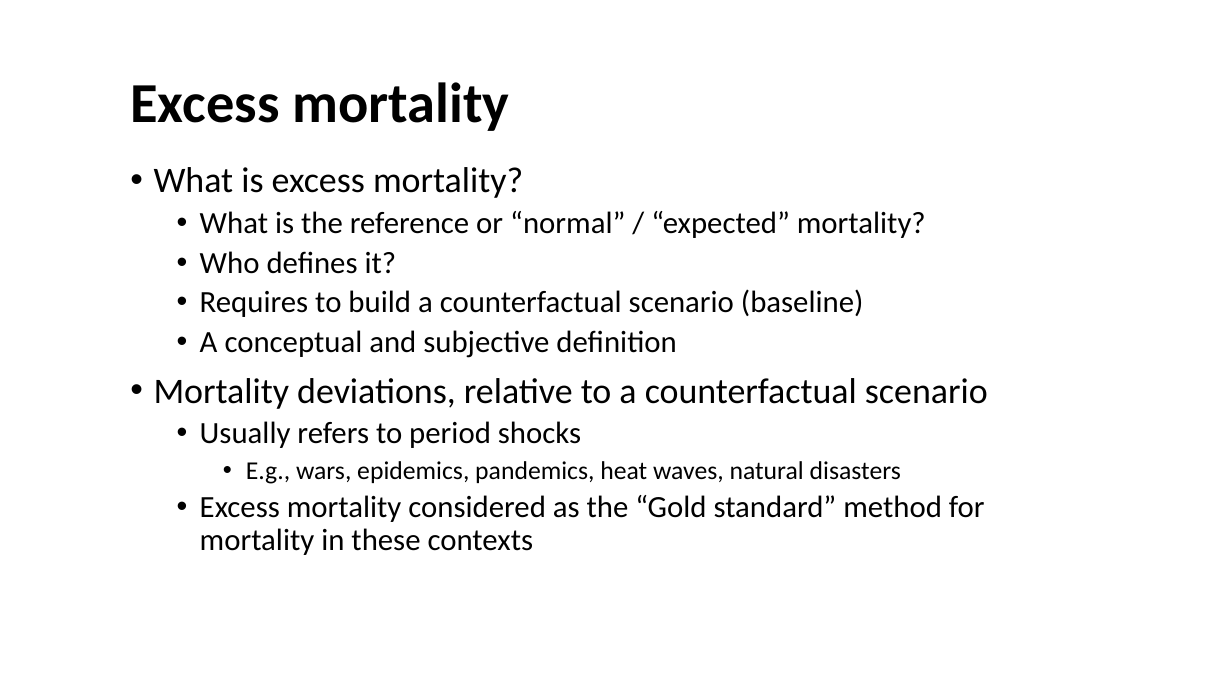
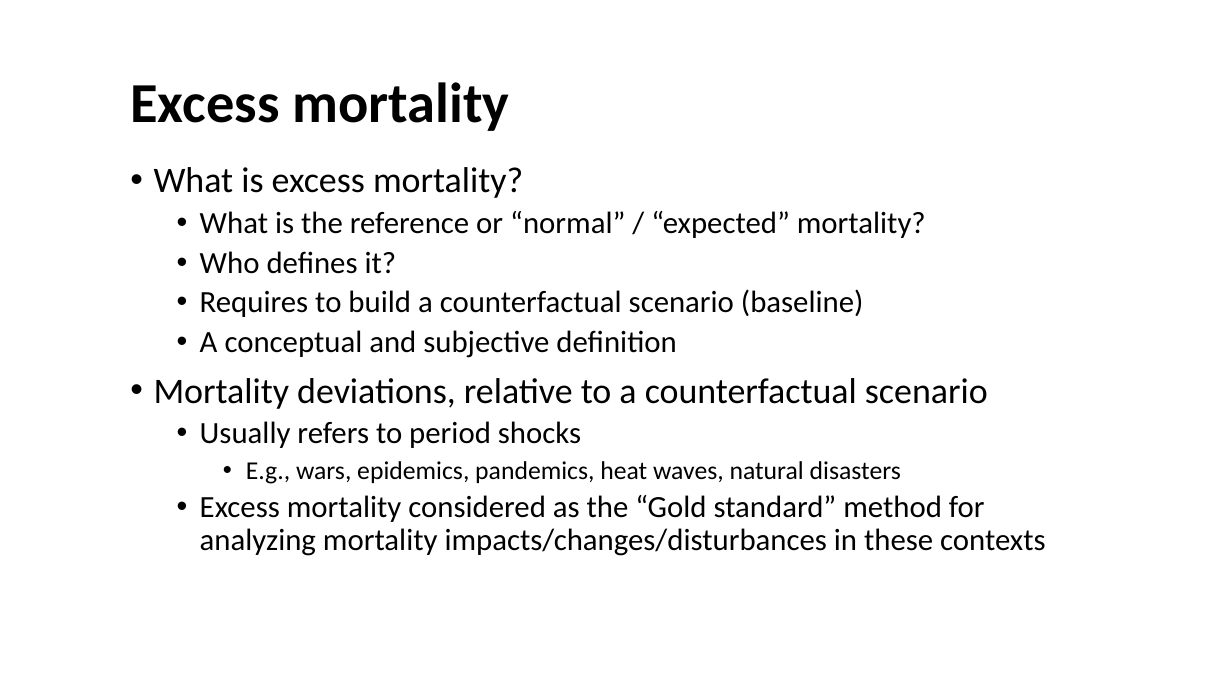
Before and after one commit to kikeacosta/edsd26_apc, a slide deck: slide 3 of slides/04_excess_mortality.pptx. Drawn at 1232x693 pixels with LibreOffice and Linux fonts; fonts in the diff are those of the drawing. Boxes give left, top, right and bottom in pixels: in the first picture for what was removed or moved away, otherwise in the second. Text is boxed around its words. In the diff, an @@ line names an element or a change of style, - is before the commit and + after.

```diff
--- a/slides/04_excess_mortality.pptx
+++ b/slides/04_excess_mortality.pptx
@@ text at (200, 495, 1046, 556): text changed @@
-  • Excess mortality considered as the “Gold standard” method for mortality in these contexts
+  • Excess mortality considered as the “Gold standard” method for analyzing mortality impacts/changes/disturbances in these contexts
```
Also in this commit, not shown: 5 other slides changed, 2 slides added, 13 other files.
